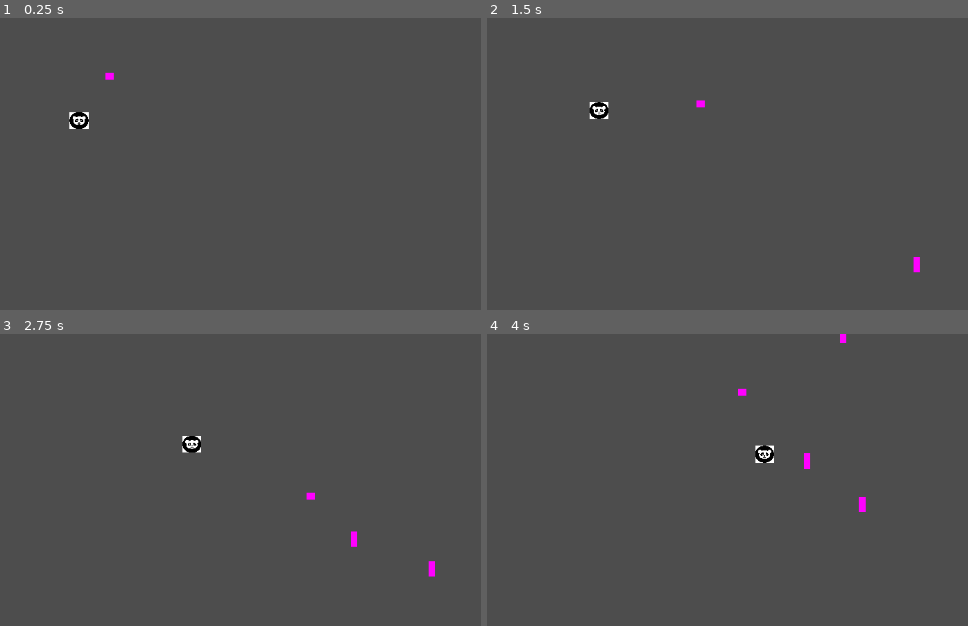
Above: before the commit, frames 1-4 (two rows, left to right).
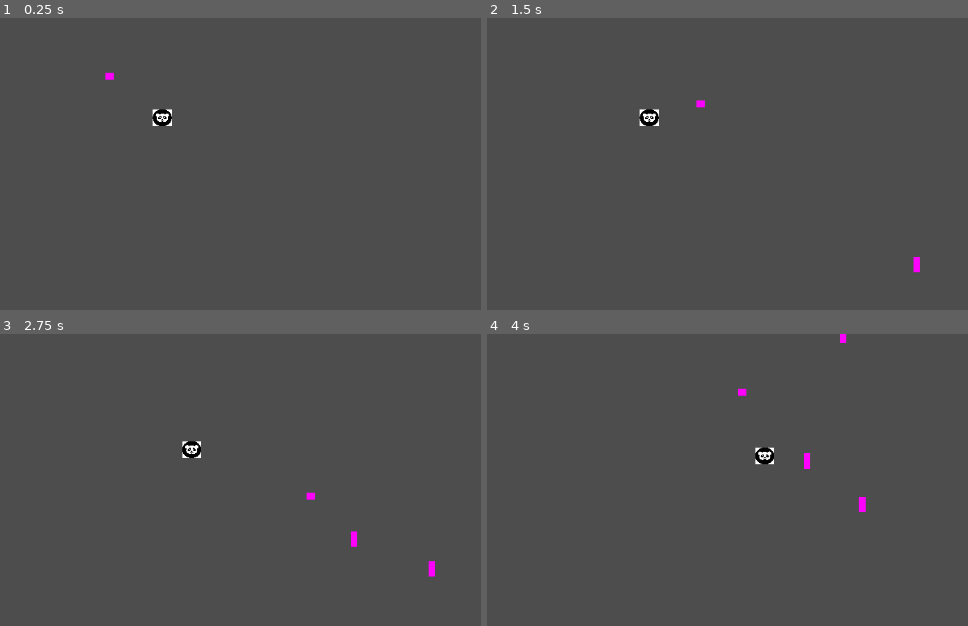
Above: after the commit, the same moments.

Repository: ThermobladeStudios/Town-One-2023
Game: Godot game, scene res://Worlds/World.tscn
Same seed, same stepped clock (60 frames per second), same inputs: the game is played once before the commit and once after it.
Inputs:
- Up to frame 1 (0.25 s): no input
- Up to frame 2 (1.5 s): tap Enter at 0.5 s; hold D (Right) 0.53-1.28 s; hold S (Down) from 1.28 s (still down)
- Up to frame 3 (2.75 s): release S (Down) at 2.03 s; hold D (Right) from 2.03 s (still down)
- Up to frame 4 (4 s): release D (Right) at 2.78 s; hold W (Up) 2.78-3.53 s; hold A (Left) from 3.53 s (still down)

The runs differ from the first frame. In frame 1, 0.5% of the frame differs, in the area x 14-36%, y 31-39%; in frame 2, 0.4%; in frame 3, 0.3%; in frame 4, 0.2%.

Commit message:
ChangesToJson

Diff:
--- a/Data/PandaBambooData.json
+++ b/Data/PandaBambooData.json
@@ -1,12 +1,26 @@
 {
-	"Panda": {
+	"HighBodyFatPercentagePanda": {
+		"Health": "200",
+		"Attack": "30",
+		"CoolDown": "15"
+		"Description": "A giant panda that attacks slowly with great force"
+	},
+	"RedPanda": {
+		"Health": "200",
+		"Attack": "10",
+		"CoolDown": "5",
+		"Description": "A red panda that swipes quickly to incapacitate enemies"
+	},
+	"Bamboo1": {
 		"Health": "100",
-		"Attack": "100",
-		"Description": "Blob"
+		"Attack": "5",
+        "CoolDown": "2",
+		"Description": "After gaining sentience, the bamboo have collectively decided upon world domination. Bamboos attack swiftly inflicting tiny cuts over their prey."
 	},
-	"Bamboo": {
-		"Health": "100",
-		"Attack": "100",
-		"Description": "I don't know what I'm doing"
-	}
+    "Bamboo2": {
+        "Health": "200",
+        "Attack": "10",
+        "CoolDown": "2",
+        "Description": "New generation Bamboo that has developed greater resilience as well as harder hitting attacks"
+    }
 }
--- a/Worlds/World.tscn
+++ b/Worlds/World.tscn
@@ -16,6 +16,6 @@
 autostart = true
 
 [node name="CharacterBody2D" parent="." instance=ExtResource("3_gu5xy")]
-position = Vector2(114, 148)
+position = Vector2(234, 144)
 
 [connection signal="timeout" from="Spawn Timer" to="." method="_on_spawn_timer_timeout"]
Not shown: 1 places in Worlds/World.tscn that only renumber resources
Not shown, changed: .DS_Store
